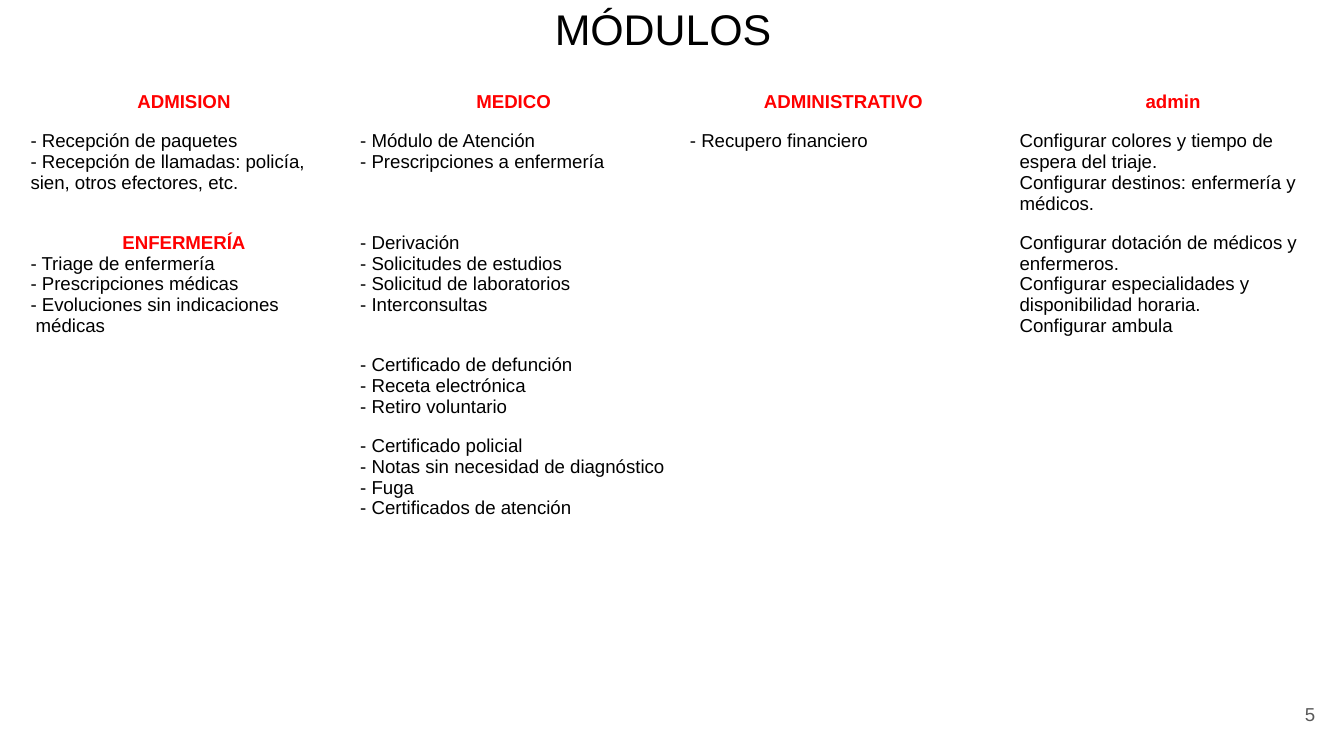
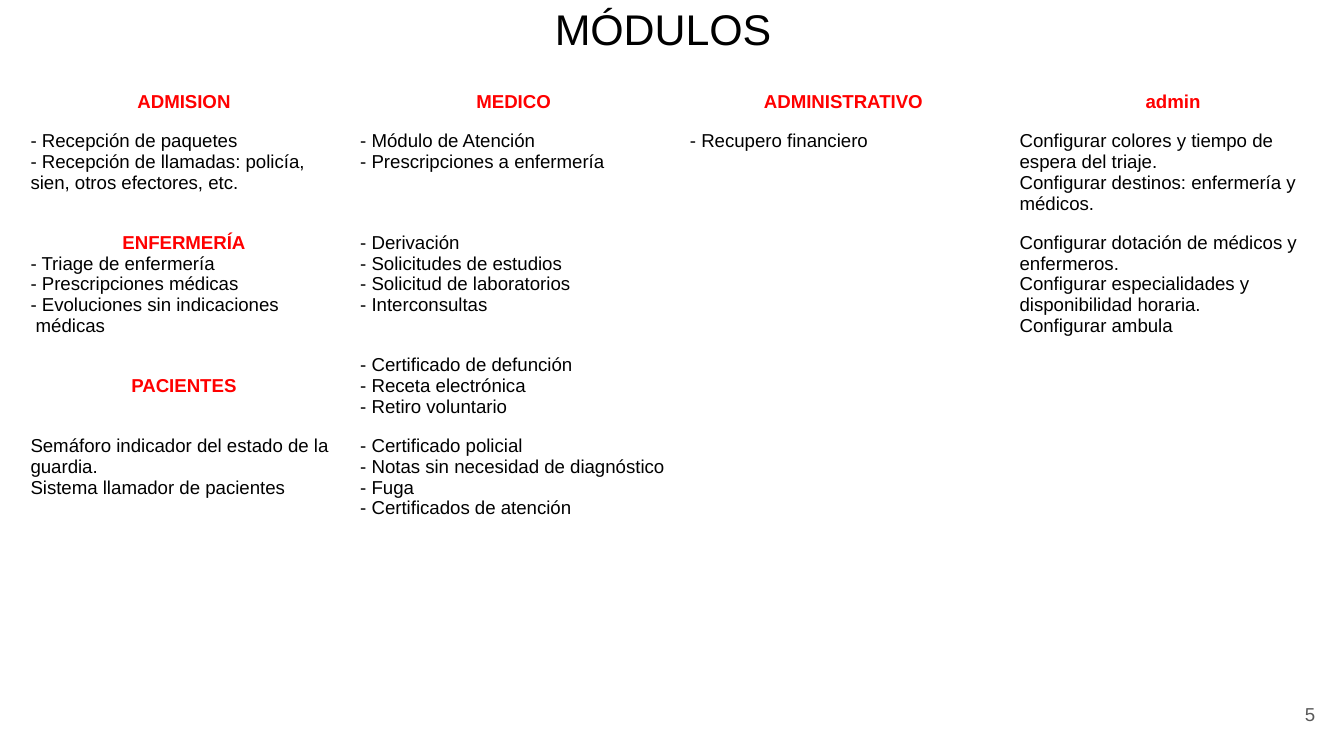
Before and after one commit to sisprovguardia-gustavo/docs, a slide deck: slide 5 of docs/notas_sistema.pptx. Drawn at 1344x756 pixels with LibreOffice and Linux fonts; fonts in the diff are those of the drawing; background and template pictures are left out. Boxes give left, top, right and bottom in pixels: in the first picture for what was removed or moved away, otherwise in the second. Text is boxed around its words. In the diff, an @@ line names an element or a change of style, - is before the commit and + after.

```diff
--- a/docs/notas_sistema.pptx
+++ b/docs/notas_sistema.pptx
@@ table at (x1=19, y1=82, x2=1336, y2=523) @@
-row 4, column 1: 
+row 4, column 1: PACIENTES
-row 5, column 1: 
+row 5, column 1: Semáforo indicador del estado de la guardia. / Sistema llamador de pacientes
```
Also in this commit, not shown: 7 other slides changed, 8 slides added, 1 slide removed, 16 other files.
